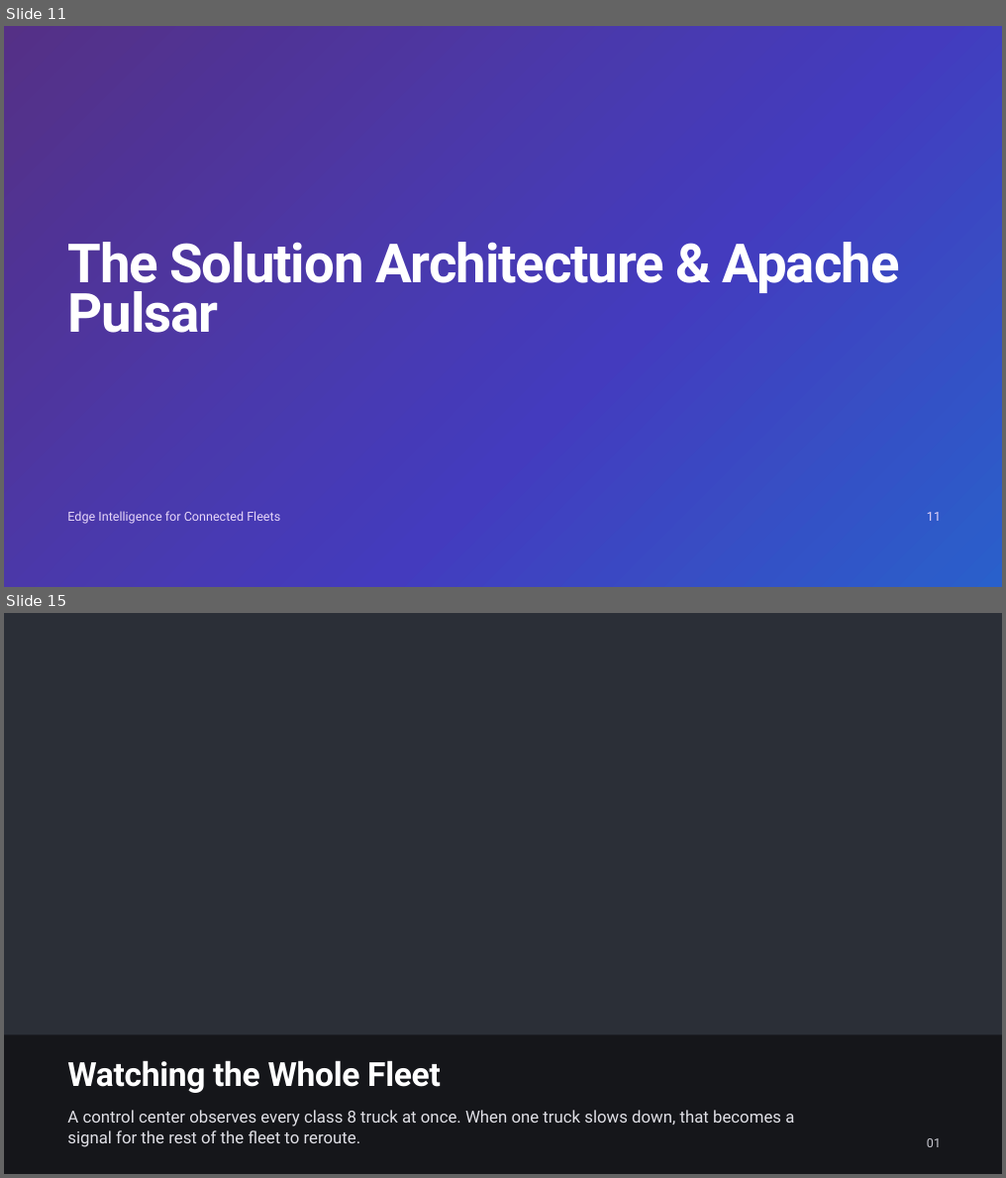
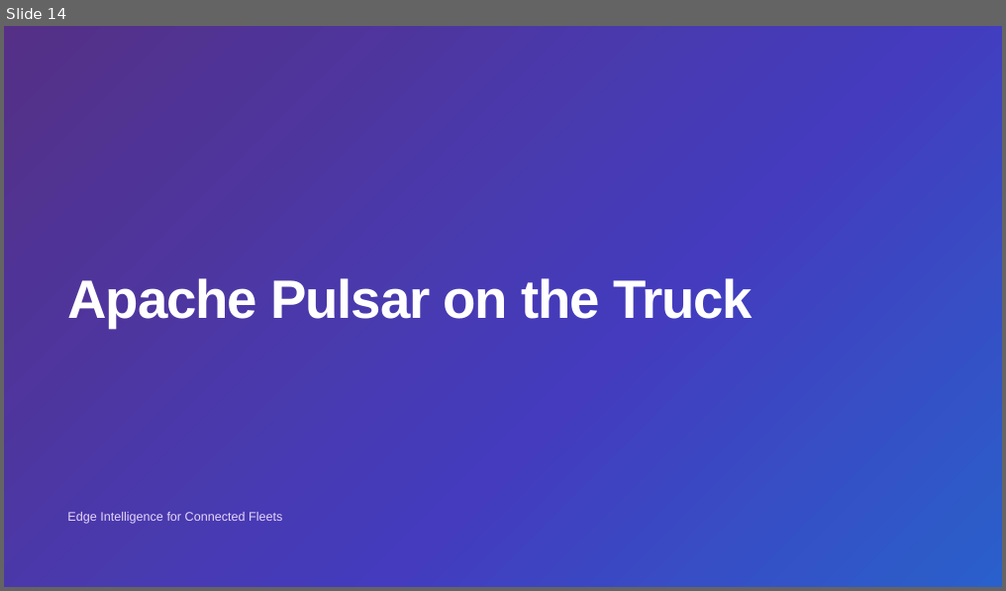
Before and after one commit to david-streamlio/fleet-trilogy, a slide deck: talks/talk1-edge-intelligence/slides/Edge-Intelligence-for-Connected-Fleets.pptx. Shown one above the other, each under a label of ours: slides 11 and 15 before the commit, slide 14 after it; the slides between them are not shown. The pictures are 1006x1178 and 1006x591 pixels, drawn with LibreOffice and Linux fonts; fonts in the diff are those of the drawing; background and template pictures are left out. Boxes give left, top, right and bottom in pixels: in the first picture for what was removed or moved away, otherwise in the second. Text is boxed around its words. In the diff, an @@ line names an element or a change of style, - is before the commit and + after.

```diff
--- a/talks/talk1-edge-intelligence/slides/Edge-Intelligence-for-Connected-Fleets.pptx
+++ b/talks/talk1-edge-intelligence/slides/Edge-Intelligence-for-Connected-Fleets.pptx
@@ slide 15 removed at (4,613,1002,1174), background picture (left out) @@
@@ rectangle removed at (4,613,1002,1174) @@
@@ rectangle removed at (4,1035,1002,1174) @@
@@ text removed at (67,1060,441,1093) @@
-Watching the Whole Fleet
@@ text removed at (67,1110,794,1148) @@
-A control center observes every class 8 truck at once. When one truck slows down, that becomes a signal for the rest of the fleet to reroute.
@@ text removed at (927,1139,941,1148) @@
-01
@@ what was slide 11 is now slide 14 @@
@@ slide 14 changed as well @@
@@ text at (67,278,752,328): text changed; font Roboto to Arial @@
-The Solution Architecture & Apache Pulsar
+Apache Pulsar on the Truck
@@ text "Edge Intelligence for Connected Fleets" at (67,512,282,524): font Roboto to Arial @@
@@ text removed at (927,512,941,521) @@
-11
```
Also in this commit, not shown: 18 other slides changed, 10 slides added, 6 other slides removed, 1 other file.
